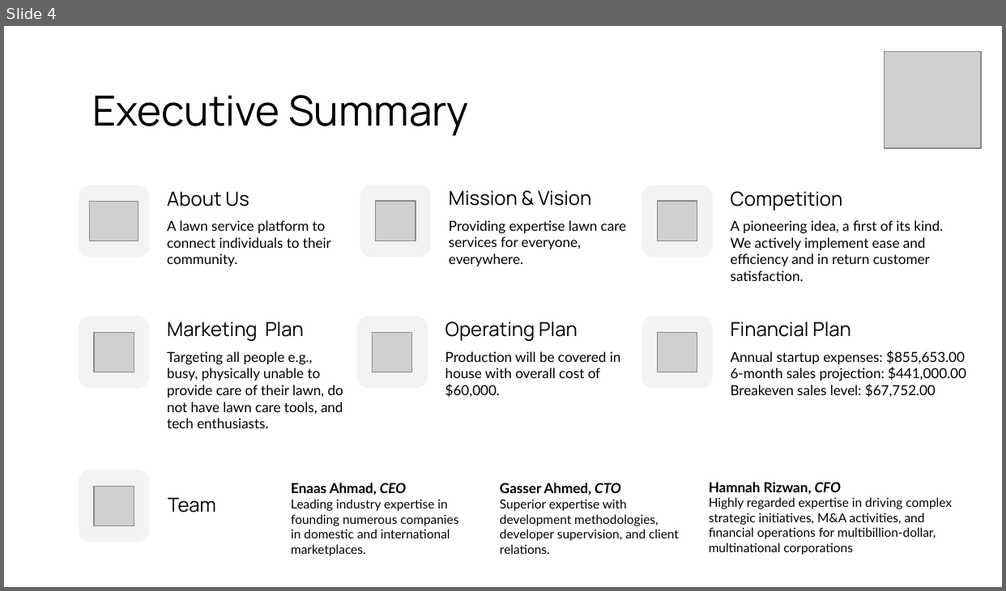
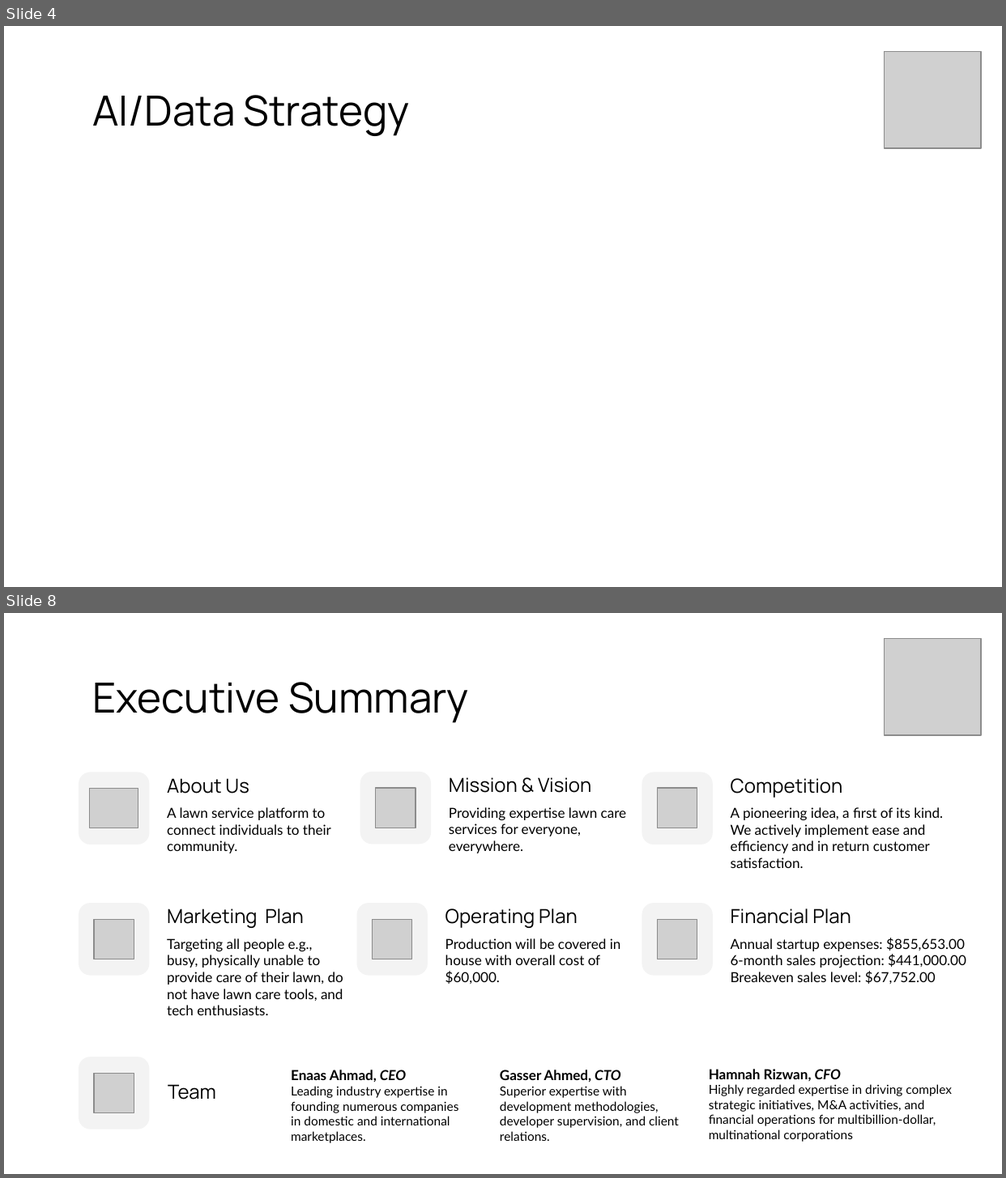
Before and after one commit to gasserahmed/VT-MIT, a slide deck: MGT5804-Leader Tech-Based Org/AI Automation Project/gasser18-AI_automation_project_slides.pptx. Shown one above the other, each under a label of ours: slide 4 before the commit, slides 4 and 8 after it; the slides between them are not shown. The pictures are 1006x591 and 1006x1178 pixels, drawn with LibreOffice and Linux fonts; fonts in the diff are those of the drawing; grey boxes stand for pictures. Boxes give left, top, right and bottom in pixels: in the first picture for what was removed or moved away, otherwise in the second. Text is boxed around its words. In the diff, an @@ line names an element or a change of style, - is before the commit and + after.

```diff
--- a/MGT5804-Leader Tech-Based Org/AI Automation Project/gasser18-AI_automation_project_slides.pptx
+++ b/MGT5804-Leader Tech-Based Org/AI Automation Project/gasser18-AI_automation_project_slides.pptx
@@ slide 4 added at <box>4,26,1002,587</box>, background #FFFFFF @@
@@ picture added at <box>884,52,981,149</box> @@
@@ title added at <box>92,95,410,136</box>, 30 pt, text #000000 @@
+AI/Data Strategy
@@ what was slide 4 is now slide 8 @@
```
Also in this commit, not shown: 4 slides changed, 2 other slides added, 2 other files.
